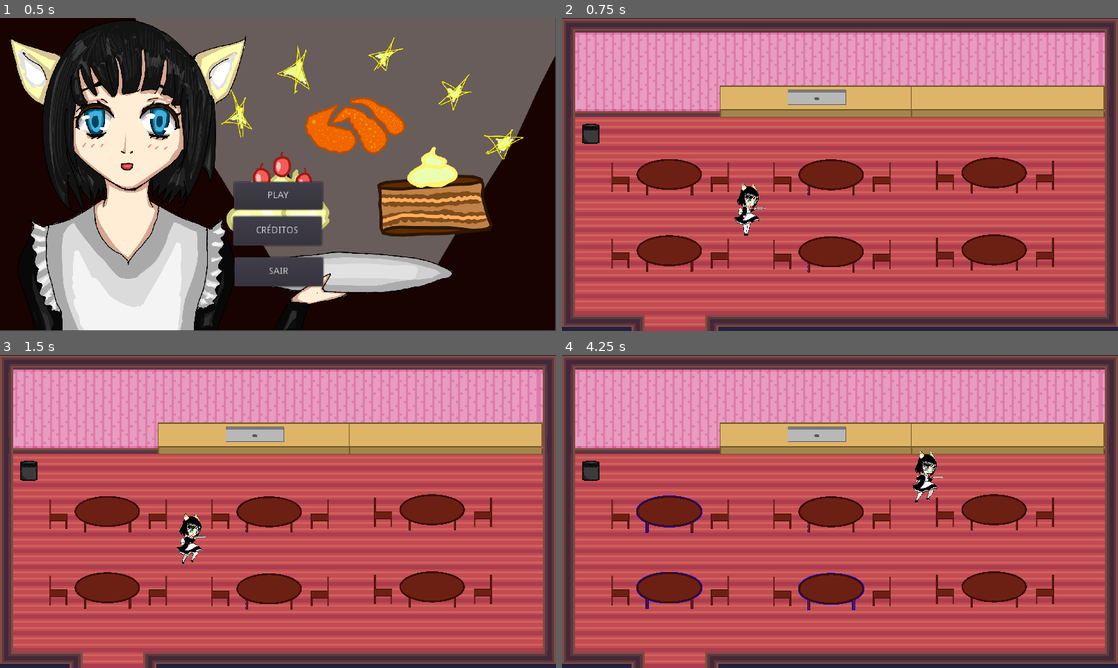
Above: before the commit, frames 1-4 (two rows, left to right).
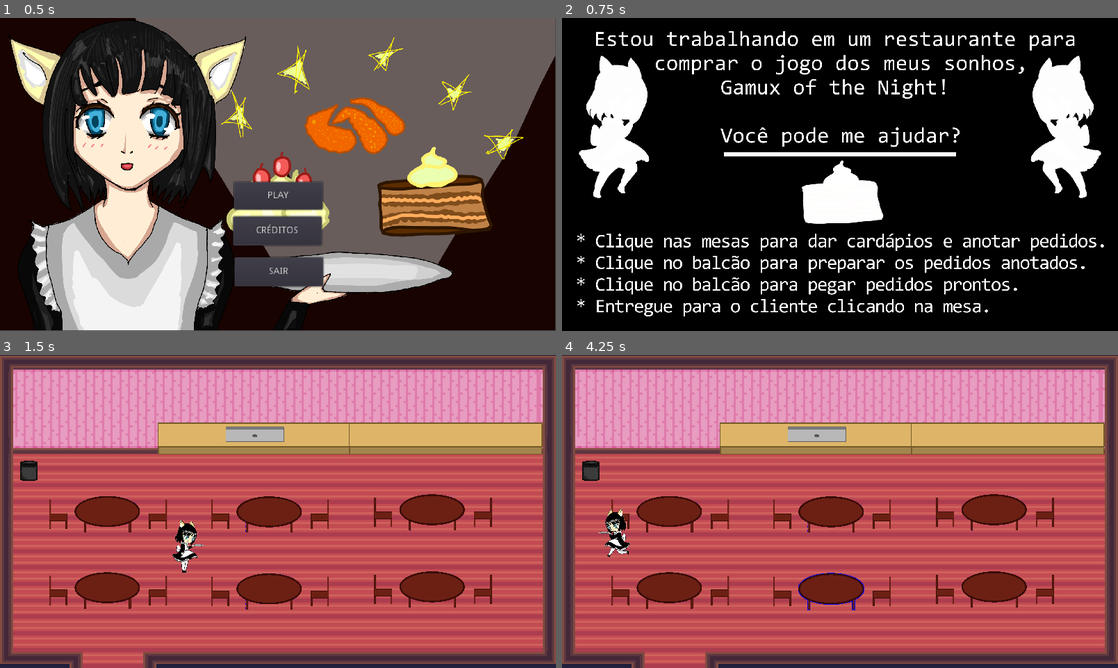
Above: after the commit, the same moments.

Repository: GamuxUnicamp/HLG-Jam-2
Game: Godot game, scene res://scenes/Main_Menu.tscn
Same seed, same stepped clock (60 frames per second), same inputs: the game is played once before the commit and once after it. The engine's default icon, where the game draws it, is replaced by a stand-in: a white triangle on a blue panel in a dark square.
Inputs (mouse positions are in pixels of both pictures, inside the frame that each line leads up to):
- Up to frame 1 (0.5 s): no input
- Up to frame 2 (0.75 s): click "PLAY" at 0.5 s
- Up to frame 3 (1.5 s): tap Enter at 1.25 s; move the mouse to (444, 439) at 1.27 s; click (444, 439) at 1.35 s
- Up to frame 4 (4.25 s): move the mouse to (667, 586) at 2.02 s; click (667, 586) at 2.1 s; move the mouse to (667, 508) at 2.77 s; click (667, 508) at 2.85 s; move the mouse to (828, 586) at 3.52 s; click (828, 586) at 3.6 s

Frame 1 is identical in both runs. In frame 2, 100% of the frame differs, in the area x 0-100%, y 0-100%; in frame 3, 0.5%; in frame 4, 1.0%.

Commit message:
Lore added

Diff:
--- /dev/null
+++ b/scenes/Day_Ending.tscn
@@ -0,0 +1,11 @@
+[gd_scene load_steps=3 format=2]
+
+[ext_resource path="res://scripts/Day_Ending.gd" type="Script" id=1]
+[ext_resource path="res://resource/historia-depois-de-cada-dia.png" type="Texture" id=2]
+
+[node name="Day_Ending" type="Node"]
+script = ExtResource( 1 )
+
+[node name="Sprite" type="Sprite" parent="."]
+texture = ExtResource( 2 )
+centered = false
--- /dev/null
+++ b/scenes/Ending.tscn
@@ -0,0 +1,11 @@
+[gd_scene load_steps=3 format=2]
+
+[ext_resource path="res://scripts/Ending.gd" type="Script" id=1]
+[ext_resource path="res://resource/historia-final.png" type="Texture" id=2]
+
+[node name="Ending" type="Node"]
+script = ExtResource( 1 )
+
+[node name="Sprite" type="Sprite" parent="."]
+texture = ExtResource( 2 )
+centered = false
--- /dev/null
+++ b/scenes/Intro.tscn
@@ -0,0 +1,11 @@
+[gd_scene load_steps=3 format=2]
+
+[ext_resource path="res://scripts/Intro.gd" type="Script" id=1]
+[ext_resource path="res://resource/historia-1.png" type="Texture" id=2]
+
+[node name="Intro" type="Node"]
+script = ExtResource( 1 )
+
+[node name="Sprite" type="Sprite" parent="."]
+texture = ExtResource( 2 )
+centered = false
--- /dev/null
+++ b/scripts/Day_Ending.gd
@@ -0,0 +1,5 @@
+extends Node
+
+func _input(event:InputEvent) -> void:
+	if Input.is_action_just_pressed('click'):
+		get_tree().change_scene("res://scenes/Restaurant.tscn")
--- /dev/null
+++ b/scripts/Ending.gd
@@ -0,0 +1,5 @@
+extends Node
+
+func _input(event:InputEvent) -> void:
+	if Input.is_action_just_pressed('click'):
+		get_tree().change_scene("res://scenes/Main_Menu.tscn")
--- /dev/null
+++ b/scripts/Intro.gd
@@ -0,0 +1,5 @@
+extends Node
+
+func _input(event:InputEvent) -> void:
+	if Input.is_action_just_pressed('click'):
+		get_tree().change_scene("res://scenes/Restaurant.tscn")
--- a/scripts/Main_Menu.gd
+++ b/scripts/Main_Menu.gd
@@ -11,7 +11,8 @@
 	get_node("CreditsPanel/CloseCreditsButton").connect("button_down",self,"close_credits_button")
 
 func play_button_down():
-	get_tree().change_scene("res://scenes/Restaurant.tscn")
+	yield(get_tree().create_timer(0.1), 'timeout')
+	get_tree().change_scene("res://scenes/Intro.tscn")
 
 func credits_button_down():
 	credits_panel.visible = true
--- a/scripts/Restaurant.gd
+++ b/scripts/Restaurant.gd
@@ -108,6 +108,10 @@
 	customers.hide()
 
 func next_day() -> void:
+	if Global.day == 7:
+		yield(get_tree().create_timer(0.1), 'timeout')
+		get_tree().change_scene("res://scenes/Ending.tscn")
+
 	Global.day += 1
 
 	Global.patience -= 5
Binary file added: resource/historia-1.png
Not shown, added: resource/historia-1.png.import
Binary file added: resource/historia-depois-de-cada-dia.png
Not shown, added: resource/historia-depois-de-cada-dia.png.import
Binary file added: resource/historia-final.png
Not shown, added: resource/historia-final.png.import
